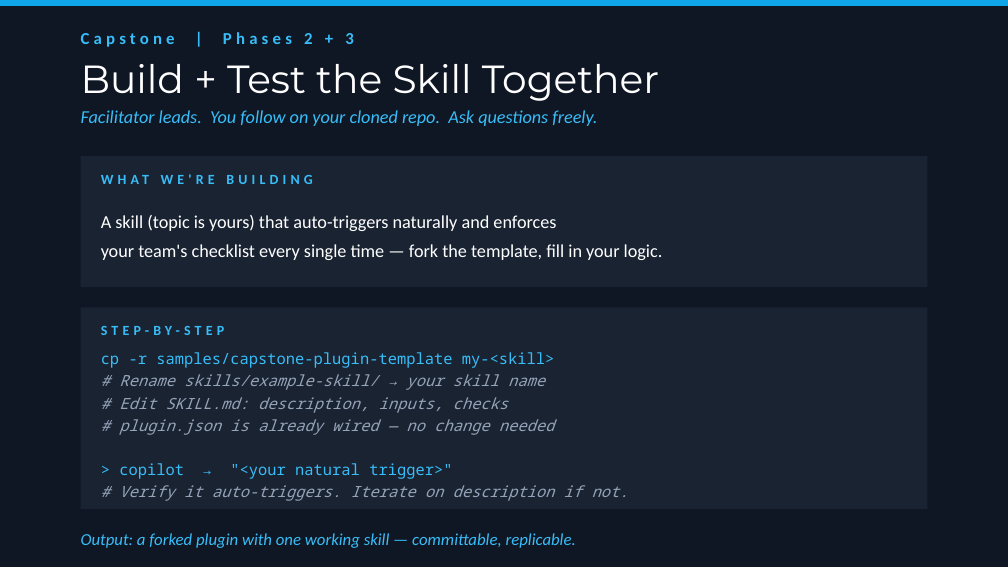
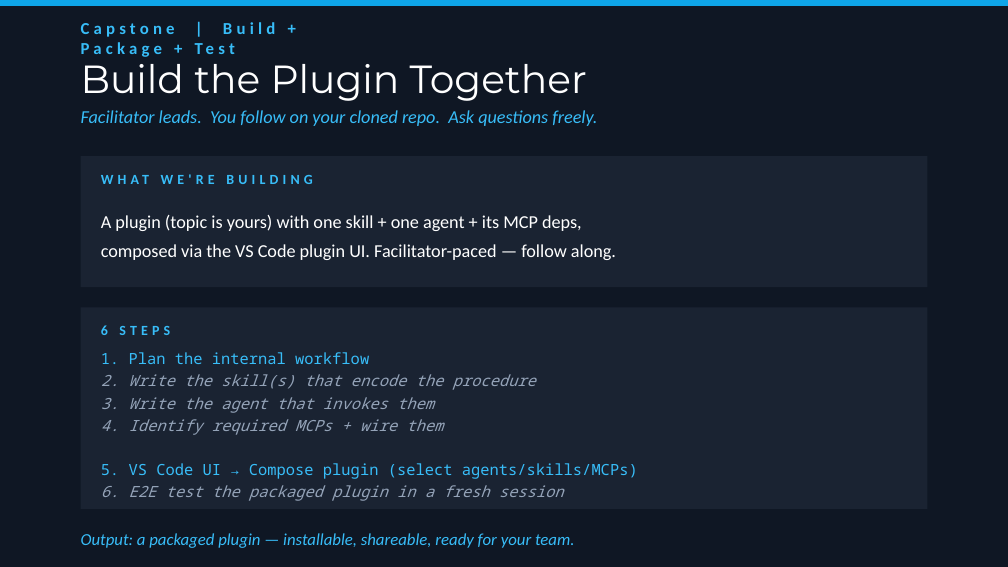
Before and after one commit to bubuding0809/copilot-cli-for-beginners, a slide deck: slide 20 of WORKSHOP-PRESENTATION.pptx. Drawn at 1008x567 pixels with LibreOffice and Linux fonts; fonts in the diff are those of the drawing. Boxes give left, top, right and bottom in pixels: in the first picture for what was removed or moved away, otherwise in the second. Text is boxed around its words. In the diff, an @@ line names an element or a change of style, - is before the commit and + after.

```diff
--- a/WORKSHOP-PRESENTATION.pptx
+++ b/WORKSHOP-PRESENTATION.pptx
@@ text at <box>81,22,275,37</box>: text changed @@
-Capstone | Phases 2 + 3
+Capstone | Build + Package + Test
@@ text at <box>81,55,587,101</box>: text changed @@
-Build + Test the Skill Together
+Build the Plugin Together
@@ text at <box>101,215,616,260</box>: text changed @@
-A skill (topic is yours) that auto-triggers naturally and enforces
-your team's checklist every single time — fork the template, fill in your logic.
+A plugin (topic is yours) with one skill + one agent + its MCP deps,
+composed via the VS Code plugin UI. Facilitator-paced — follow along.
@@ text at <box>101,325,170,335</box>: text changed @@
-STEP-BY-STEP
+6 STEPS
@@ text at <box>101,352,638,501</box>: text changed @@
-cp -r samples/capstone-plugin-template my-<skill>
-# Rename skills/example-skill/ → your skill name
-# Edit SKILL.md: description, inputs, checks
-# plugin.json is already wired — no change needed
-> copilot → "<your natural trigger>"
-# Verify it auto-triggers. Iterate on description if not.
+1. Plan the internal workflow
+2. Write the skill(s) that encode the procedure
+3. Write the agent that invokes them
+4. Identify required MCPs + wire them
+5. VS Code UI → Compose plugin (select agents/skills/MCPs)
+6. E2E test the packaged plugin in a fresh session
@@ text at <box>81,533,575,548</box>: text changed @@
-Output: a forked plugin with one working skill — committable, replicable.
+Output: a packaged plugin — installable, shareable, ready for your team.
```
Also in this commit, not shown: 6 other slides changed, 3 other files.
